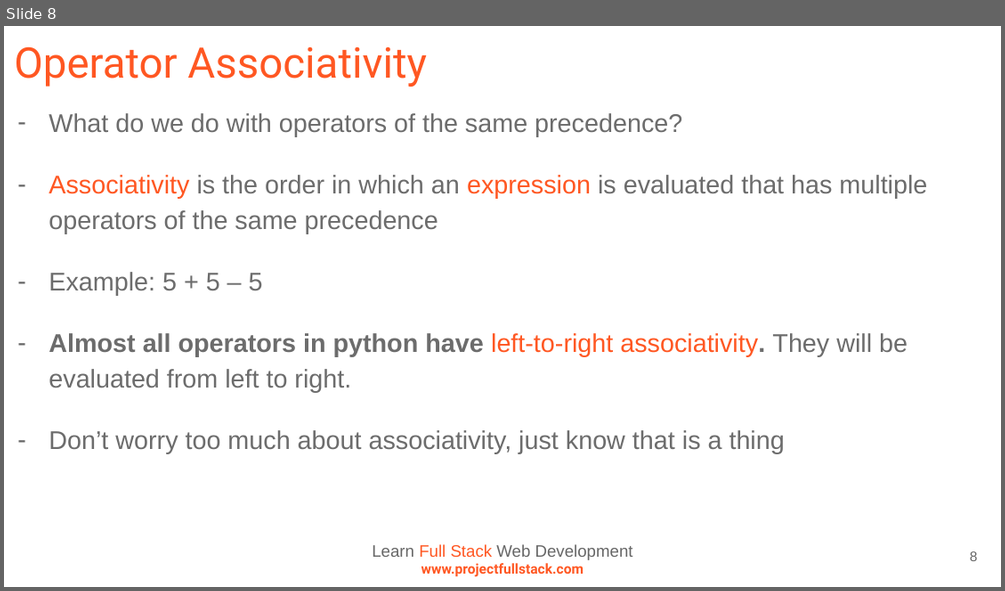
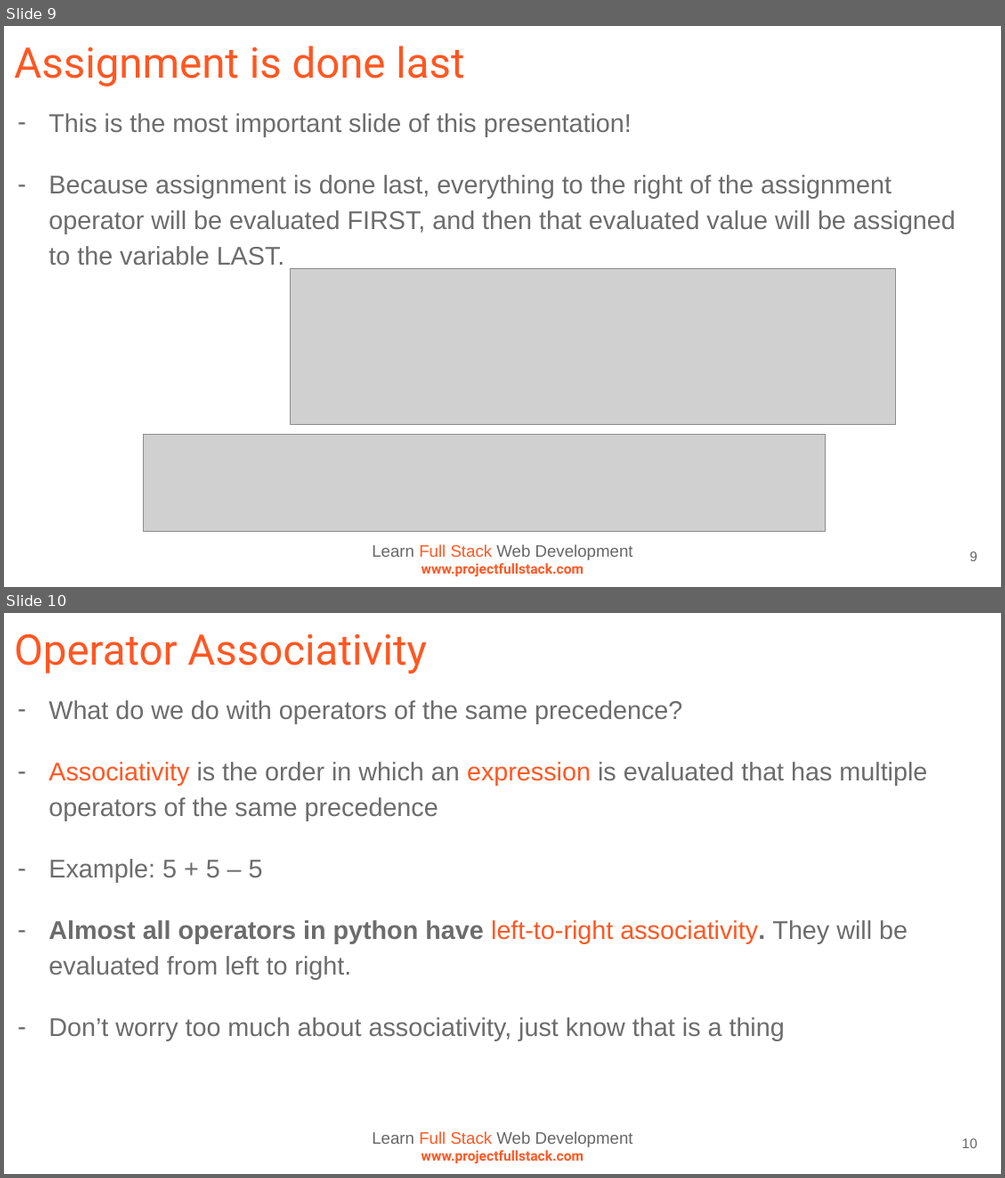
Before and after one commit to ProjectFullStack/Learn-To-Program-Python3, a slide deck: presentations/powerpoints/5_operators_and_operands.pptx. Shown one above the other, each under a label of ours: slide 8 before the commit, slides 9 and 10 after it. The pictures are 1005x591 and 1005x1178 pixels, drawn with LibreOffice and Linux fonts; fonts in the diff are those of the drawing; grey boxes stand for pictures. Boxes give left, top, right and bottom in pixels: in the first picture for what was removed or moved away, otherwise in the second. Text is boxed around its words. In the diff, an @@ line names an element or a change of style, - is before the commit and + after.

```diff
--- a/presentations/powerpoints/5_operators_and_operands.pptx
+++ b/presentations/powerpoints/5_operators_and_operands.pptx
@@ slide 9 added at [4,26,1001,587], background #FFFFFF @@
@@ title added at [14,46,464,87], 61 pt, text #FF5722 @@
+Assignment is done last
@@ text added at [48,113,955,265], 37 pt, text #6C6C6C @@
+– This is the most important slide of this presentation!
+– Because assignment is done last, everything to the right of the assignment operator will be evaluated FIRST, and then that evaluated value will be assigned to the variable LAST.
@@ picture added at [290,269,895,424] @@
@@ picture added at [143,435,825,531] @@
@@ subtitle added at [372,544,633,577], 24 pt, text #FF5722 @@
+Learn Full Stack Web Development
+www.projectfullstack.com
@@ page number added at [970,551,978,561], 20 pt, text #666666 @@
+9
@@ what was slide 8 is now slide 10 @@
@@ page number at [962,1138,977,1148]: text changed @@
-8
+10
```
Also in this commit, not shown: 3 slides changed, 1 other slide added, 11 other files.
